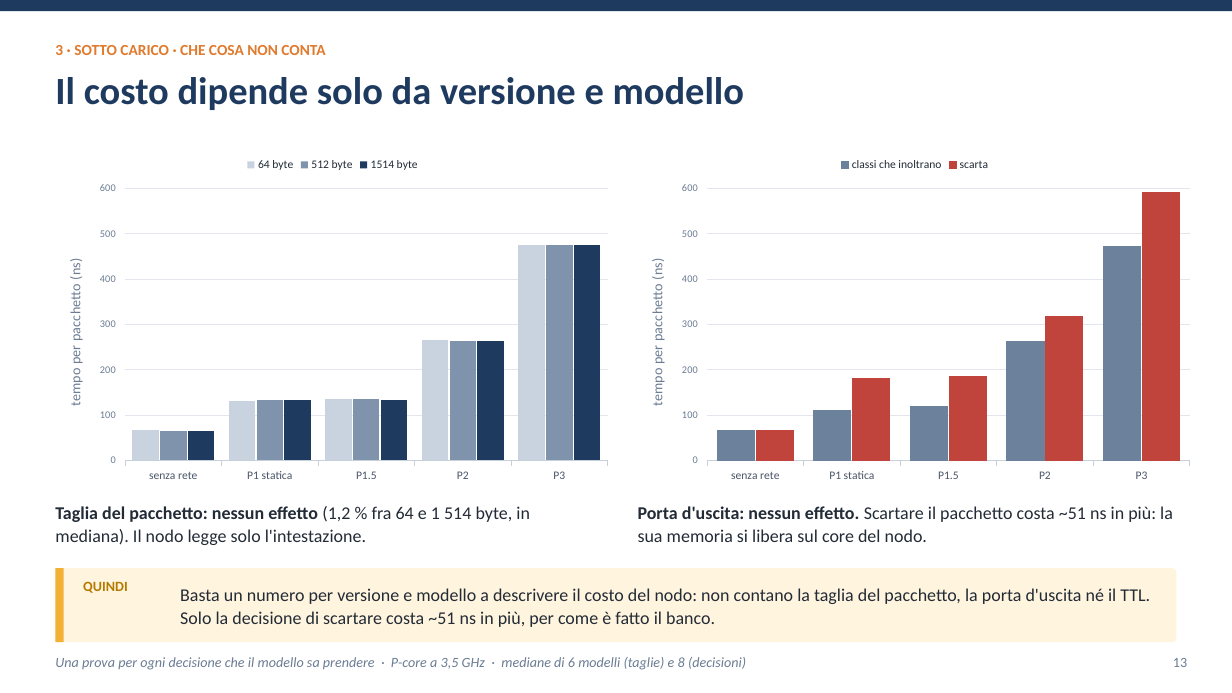
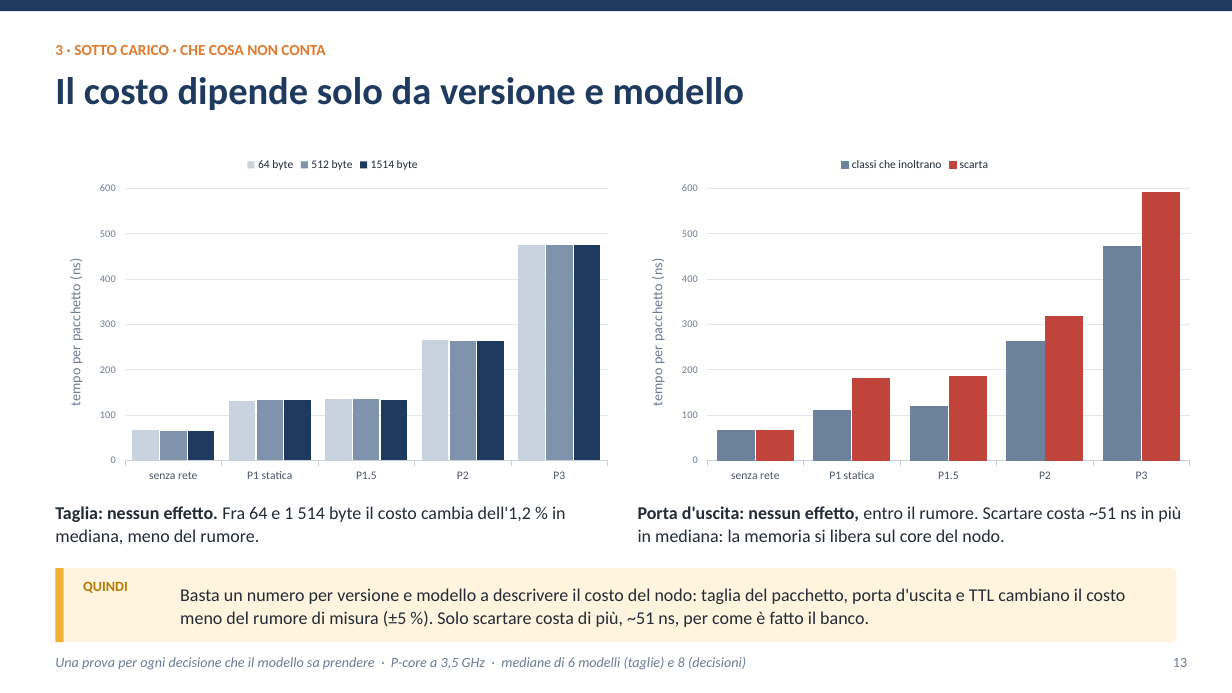
Before and after one commit to ettore-cantile/ipa_lab, a slide deck: slide 13 of docs/Inferenza di una rete neurale nel kernel Linux con eBPF XDP.pptx. Drawn at 1232x693 pixels with LibreOffice and Linux fonts; fonts in the diff are those of the drawing. Boxes give left, top, right and bottom in pixels: in the first picture for what was removed or moved away, otherwise in the second. Text is boxed around its words. In the diff, an @@ line names an element or a change of style, - is before the commit and + after.

```diff
--- a/docs/Inferenza di una rete neurale nel kernel Linux con eBPF XDP.pptx
+++ b/docs/Inferenza di una rete neurale nel kernel Linux con eBPF XDP.pptx
@@ text at (55,506,566,544): text changed @@
-Taglia del pacchetto: nessun effetto (1,2 % fra 64 e 1 514 byte, in mediana). Il nodo legge solo l'intestazione.
+Taglia: nessun effetto. Fra 64 e 1 514 byte il costo cambia dell'1,2 % in mediana, meno del rumore.
@@ text at (638,506,1181,542): text changed @@
-Porta d'uscita: nessun effetto. Scartare il pacchetto costa ~51 ns in più: la sua memoria si libera sul core del nodo.
+Porta d'uscita: nessun effetto, entro il rumore. Scartare costa ~51 ns in più in mediana: la memoria si libera sul core del nodo.
@@ text at (180,588,1125,627): text changed @@
-Basta un numero per versione e modello a descrivere il costo del nodo: non contano la taglia del pacchetto, la porta d'uscita né il TTL. Solo la decisione di scartare costa ~51 ns in più, per come è fatto il banco.
+Basta un numero per versione e modello a descrivere il costo del nodo: taglia del pacchetto, porta d'uscita e TTL cambiano il costo meno del rumore di misura (±5 %). Solo scartare costa di più, ~51 ns, per come è fatto il banco.
```
Also in this commit, not shown: 20 other slides changed, 11 other files.
